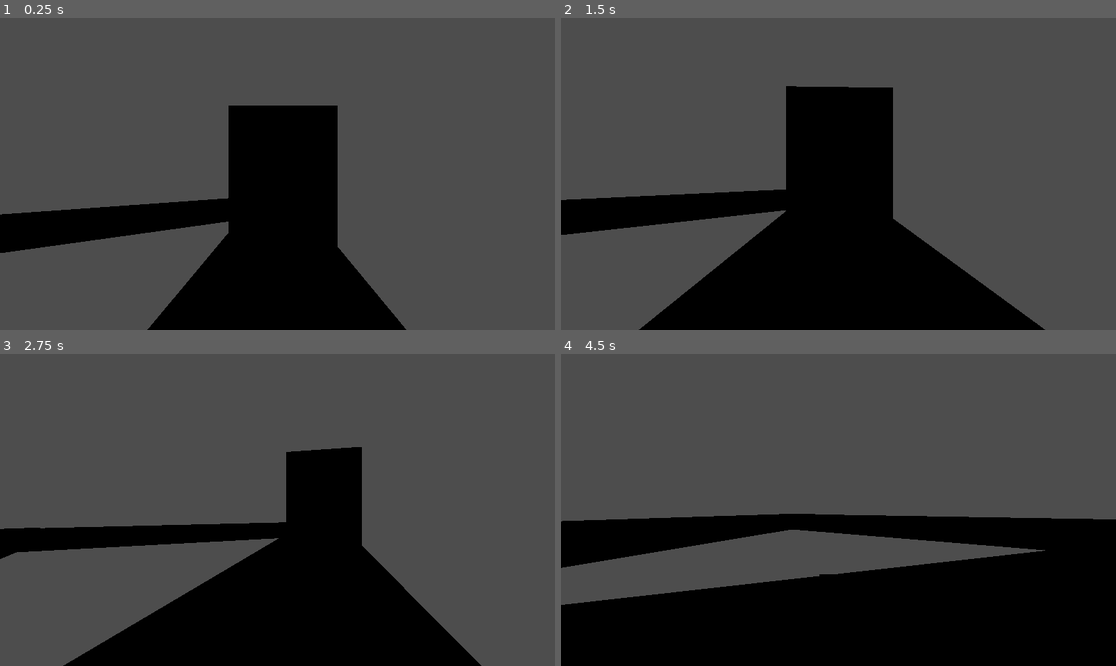
Above: before the commit, frames 1-4 (two rows, left to right).
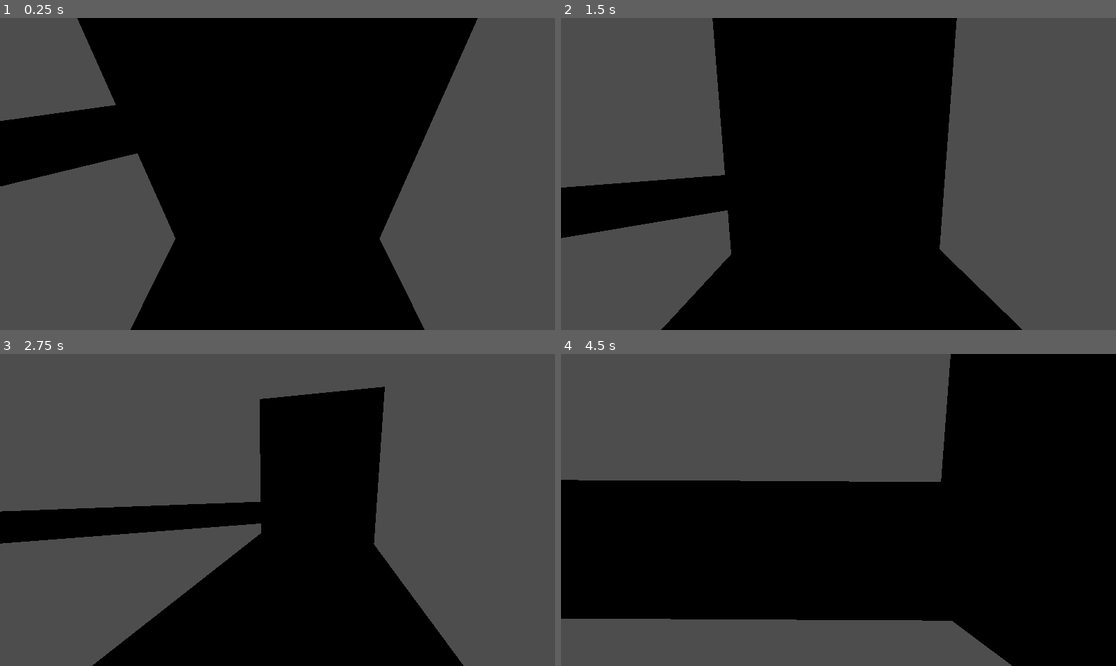
Above: after the commit, the same moments.

Repository: enzomaruffa/DoYouEvenKart
Game: Godot game, scene res://scenes/track_1.tscn
Two runs of this game, one before a commit and one after it. Both use one fixed random seed, a clock stepped at 60 frames per second and the inputs below.
Inputs:
- Up to frame 1 (0.25 s): no input
- Up to frame 2 (1.5 s): hold Right (ui_right) 0.53-1.28 s; hold Down (ui_down) from 1.28 s (still down)
- Up to frame 3 (2.75 s): release Down (ui_down) at 2.03 s; hold Right (ui_right) from 2.03 s (still down)
- Up to frame 4 (4.5 s): release Right (ui_right) at 2.78 s; hold Up (ui_up) 2.78-3.53 s; hold Left (ui_left) from 3.53 s (still down)

The runs differ from the first frame. In frame 1, 40% of the frame differs, in the area x 0-87%, y 0-100%; in frame 2, 21%; in frame 3, 12%; in frame 4, 45%, in the area x 0-100%, y 0-100%.

Commit message:
feat: Adds a very simple game manager to track laps

Diff:
--- a/components/car/car_controller.gd
+++ b/components/car/car_controller.gd
@@ -10,6 +10,10 @@
 const FRICTION = 0.02
 const GRIP = 0.7  # How much car resists sliding sideways (higher = less slide)
 const RESPAWN_HEIGHT = -30.0  # Y position below which the car will respawn
+
+# Add these properties to your car_controller.gd
+const GRAVITY_ALIGNMENT_STRENGTH = 5.0  # How quickly the car rights itself
+const GRAVITY_ALIGNMENT_MAX_ANGLE = 60.0  # Maximum angle before full correction force is applied
 
 # Get the gravity from the project settings to be synced with RigidBody nodes
 var gravity = ProjectSettings.get_setting("physics/3d/default_gravity")
@@ -30,6 +34,30 @@
 	# Store initial position and rotation for respawning
 	start_position = global_position
 	start_rotation = global_transform.basis.get_rotation_quaternion()
+
+# Add this function to your _physics_process after the gravity application
+func apply_ground_alignment(delta):
+	var target_up = get_floor_normal()
+	var car_up = transform.basis.y
+
+	var dot_product = target_up.dot(car_up)
+
+	if abs(dot_product) < 0.99:
+		# Calculate the angle between current up and target up
+		var angle = car_up.angle_to(target_up)
+
+		# Only apply correction if angle is significant
+		if angle > 0.01:  # About 0.57 degrees
+			# Calculate alignment force based on angle
+			var alignment_factor = clamp(angle / deg_to_rad(GRAVITY_ALIGNMENT_MAX_ANGLE), 0.0, 1.0)
+
+			# Create a rotation to align with the ground
+			var axis = car_up.cross(target_up).normalized()
+			if axis.length() > 0.001:  # Avoid zero cross product
+				var correction_rotation = Quaternion(axis, angle * alignment_factor * GRAVITY_ALIGNMENT_STRENGTH * delta)
+
+				# Apply the rotation
+				global_transform.basis = Basis(correction_rotation) * global_transform.basis
 
 func _physics_process(delta):
 	# Check if car needs to respawn
@@ -110,7 +138,13 @@
 	# Calculate velocity
 	velocity.x = forward_direction.x * speed
 	velocity.z = forward_direction.z * speed
-	# Y velocity is set by gravity and not modified here
+
+	if not is_on_floor():
+		velocity.y -= gravity * delta * 1.2
+	else:
+		velocity.y = -0.1  # Small negative value to keep car grounded
+
+	apply_ground_alignment(delta)
 
 	# Apply some sideways friction/grip
 	var sideways_velocity = right_direction.dot(Vector3(velocity.x, 0, velocity.z)) * right_direction
@@ -119,6 +153,8 @@
 
 	# Finally move the character
 	move_and_slide()
+
+
 
 func respawn():
 	if is_respawning:
--- a/components/race_line/race_line.gd
+++ b/components/race_line/race_line.gd
@@ -1,3 +1,4 @@
+class_name RaceLine
 extends Node3D
 
 signal pass_completed(player)
--- /dev/null
+++ b/game_manager.gd
@@ -0,0 +1,98 @@
+# game_manager.gd
+class_name GameManager
+extends Node
+
+signal race_completed(player, time)
+
+@export var race_line: RaceLine
+@export var laps_to_win: int = 3
+@export var restart_delay: float = 1.0
+@export var race_start_delay: float = 2.0
+@export var player_group: String = "players"  # Group name for players
+@export var starting_grid_width: float = 5.0  # Width of zigzag pattern
+@export var grid_spacing: float = 2.0  # Space between cars in grid
+
+var player_laps = {}
+var race_started = false
+var race_start_time = 0
+var race_in_progress = false
+
+func _ready():
+	if race_line:
+		race_line.pass_completed.connect(_on_lap_completed)
+	else:
+		push_error("No RaceLine assigned to GameManager")
+
+	start_race()
+
+func start_race():
+	player_laps.clear()
+
+	position_players_at_start()
+
+	race_started = true
+	race_in_progress = true
+	race_start_time = Time.get_ticks_msec()
+	print("Race started!")
+
+func position_players_at_start():
+	var players = get_tree().get_nodes_in_group(player_group)
+
+	if players.size() == 0:
+		push_error("No players found in group: " + player_group)
+		return
+
+	var start_pos = race_line.global_position
+	var forward_dir = -race_line.get_global_transform().basis.x  # Use -X as forward
+	var right_dir = -race_line.get_global_transform().basis.z    # Use -Z as right
+
+	for i in range(players.size()):
+		var player = players[i]
+
+		var row = i / 2
+		var column = i % 2
+
+		var offset = forward_dir * (row * grid_spacing)
+		offset += right_dir * (column * starting_grid_width - starting_grid_width/2)
+
+		player.global_position = start_pos + offset + Vector3(0, 2, 0)  # Slightly above ground
+
+		player.look_at(start_pos)
+
+		if player is RigidBody3D:
+			player.linear_velocity = Vector3.ZERO
+			player.angular_velocity = Vector3.ZERO
+
+		print("Positioned player " + player.name + " at " + str(player.global_position))
+
+func _on_lap_completed(player):
+	if not race_in_progress:
+		return
+
+	if not player_laps.has(player):
+		player_laps[player] = 0
+
+	player_laps[player] += 1
+
+	print("Player " + player.name + " completed lap " + str(player_laps[player]))
+
+	if player_laps[player] >= laps_to_win:
+		_on_race_won(player)
+
+func _on_race_won(player):
+	race_in_progress = false
+
+	var race_time = (Time.get_ticks_msec() - race_start_time) / 1000.0
+	print("Player " + player.name + " won the race in " + str(race_time) + " seconds!")
+
+	emit_signal("race_completed", player, race_time)
+
+	restart_race()
+
+
+func restart_race():
+	get_tree().paused = true
+	await get_tree().create_timer(restart_delay).timeout
+	start_race()
+	await get_tree().create_timer(race_start_delay).timeout
+	get_tree().paused = false
--- a/scenes/track_1.tscn
+++ b/scenes/track_1.tscn
@@ -1,5 +1,6 @@
-[gd_scene load_steps=20 format=3 uid="uid://dpovmhawecnuj"]
+[gd_scene load_steps=21 format=3 uid="uid://dpovmhawecnuj"]
 
+[ext_resource type="Script" path="res://game_manager.gd" id="1_8mnyq"]
 [ext_resource type="Script" path="res://components/track_segment/track_segment.gd" id="1_xklif"]
 [ext_resource type="Script" path="res://components/track_segment/track_material.gd" id="2_cu67c"]
 [ext_resource type="PackedScene" uid="uid://cn6psq2p04r5x" path="res://components/car/player.tscn" id="3_56e7c"]
@@ -69,21 +70,23 @@
 "width": 2
 }
 
-[sub_resource type="ImageTexture" id="ImageTexture_6yoc1"]
-image = SubResource("Image_l2nkm")
+[sub_resource type="ImageTexture" id="ImageTexture_wv1fk"]
+image = SubResource("Image_wvo31")
 
-[sub_resource type="StandardMaterial3D" id="StandardMaterial3D_x3hyg"]
-albedo_texture = SubResource("ImageTexture_6yoc1")
+[sub_resource type="StandardMaterial3D" id="StandardMaterial3D_40c30"]
+albedo_texture = SubResource("ImageTexture_wv1fk")
 uv1_scale = Vector3(25, 3, 1)
 texture_filter = 0
 
-[node name="Track1" type="Node3D"]
+[node name="Track1" type="Node3D" node_paths=PackedStringArray("race_line")]
+script = ExtResource("1_8mnyq")
+race_line = NodePath("RaceLine")
 
-[node name="Player" parent="." instance=ExtResource("3_56e7c")]
+[node name="Player" parent="." groups=["players"] instance=ExtResource("3_56e7c")]
 transform = Transform3D(-4.37114e-08, 3.48787e-16, 1, 3.48787e-16, 1, -3.48787e-16, -1, 3.48787e-16, -4.37114e-08, 0.00033474, 3, -0.0133543)
 
 [node name="RaceLine" parent="." instance=ExtResource("4_ovff1")]
-transform = Transform3D(-4.37114e-08, 3.48787e-16, 1, 3.48787e-16, 1, -3.48787e-16, -1, 3.48787e-16, -4.37114e-08, -9.08675, 0, -0.376404)
+transform = Transform3D(-4.37114e-08, 3.48787e-16, 1, 3.48787e-16, 1, -3.48787e-16, -1, 3.48787e-16, -4.37114e-08, -9, 2.08165e-12, 2.08165e-12)
 
 [node name="TrackSegments" type="Node3D" parent="."]
 
Not shown: 6 places in scenes/track_1.tscn that only renumber resources
